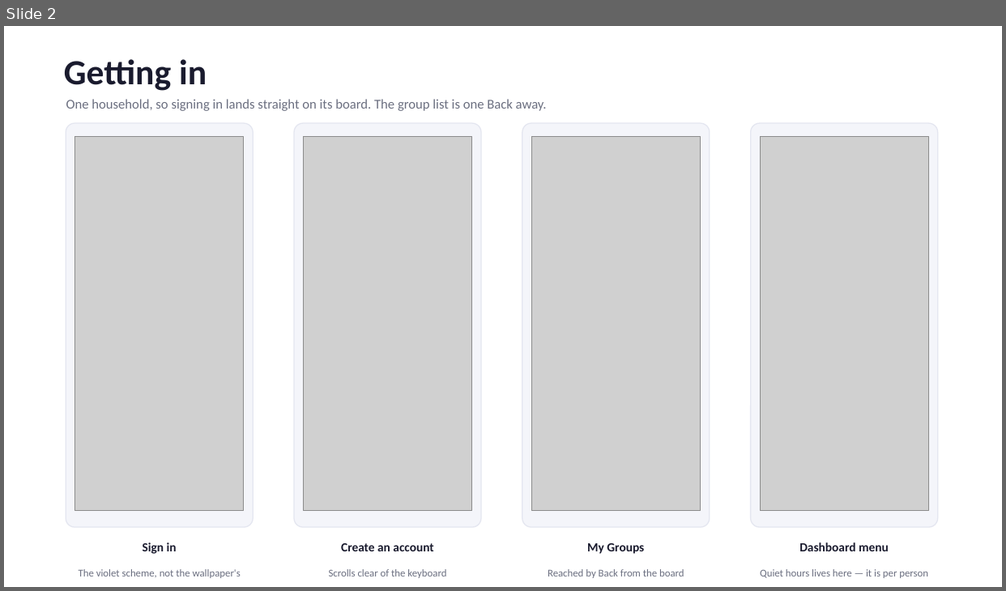
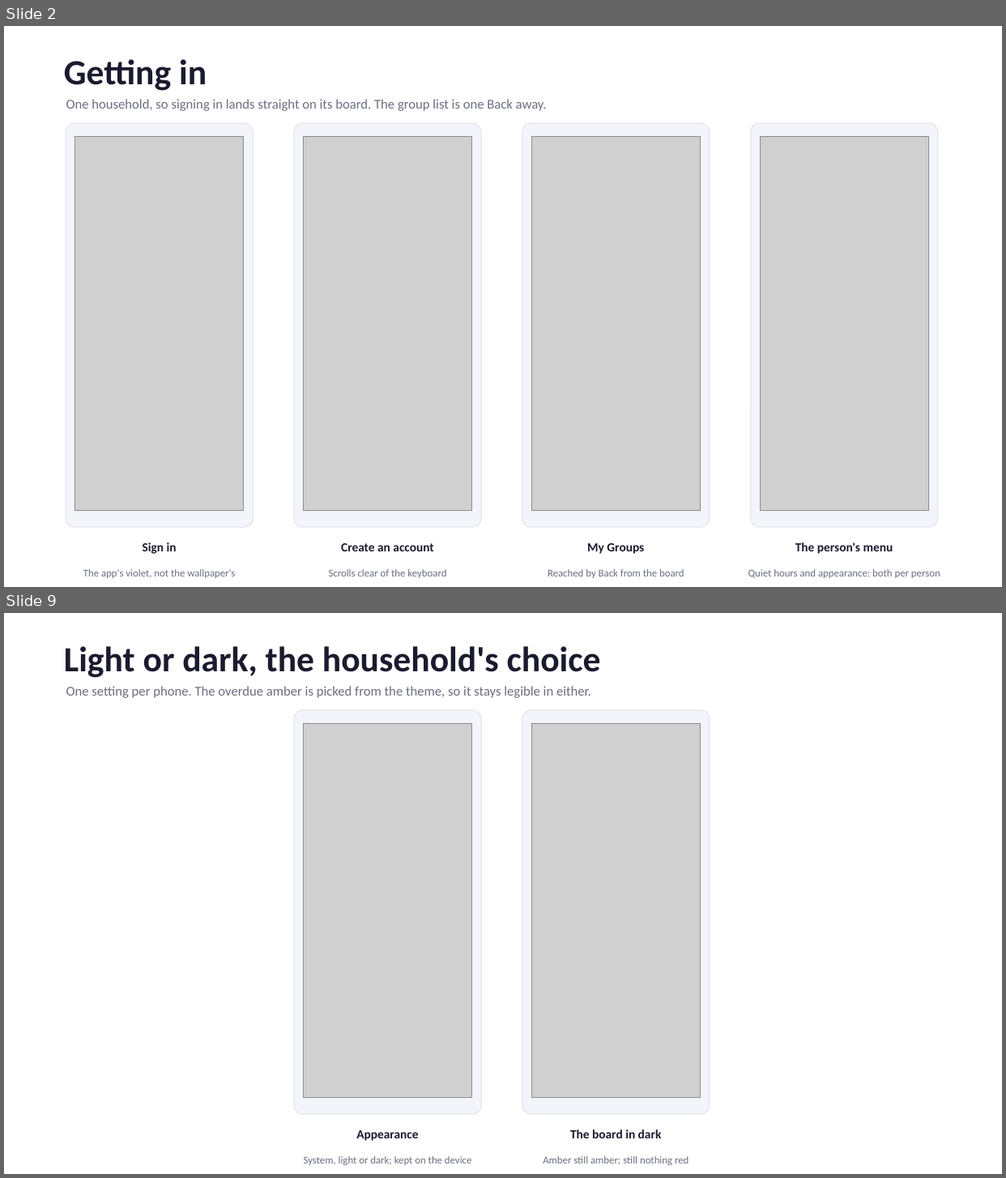
Before and after one commit to babakch76/taskflow, a slide deck: TaskFlow_Screens.pptx. Shown one above the other, each under a label of ours: slide 2 before the commit, slides 2 and 9 after it; the slides between them are not shown. The pictures are 1006x591 and 1006x1178 pixels, drawn with LibreOffice and Linux fonts; fonts in the diff are those of the drawing; grey boxes stand for pictures. Boxes give left, top, right and bottom in pixels: in the first picture for what was removed or moved away, otherwise in the second. Text is boxed around its words. In the diff, an @@ line names an element or a change of style, - is before the commit and + after.

```diff
--- a/TaskFlow_Screens.pptx
+++ b/TaskFlow_Screens.pptx
@@ slide 9 added at box(4, 613, 1002, 1174), background #FFFFFF @@
@@ text added at box(64, 646, 601, 678), 34 pt, text #1A1B2E, bold @@
+Light or dark, the household's choice
@@ text added at box(66, 686, 591, 698), 13 pt, text #6B6F80 @@
+One setting per phone. The overdue amber is picked from the theme, so it stays legible in either.
@@ rounded rectangle added at box(295, 710, 482, 1114), fill #F4F5FA, outline #E4E6F0 1 pt @@
@@ picture added at box(304, 724, 472, 1098) @@
@@ rounded rectangle added at box(522, 710, 710, 1114), fill #F4F5FA, outline #E4E6F0 1 pt @@
@@ picture added at box(532, 724, 701, 1098) @@
@@ text added at box(356, 1131, 418, 1141), 12 pt, text #1A1B2E, bold @@
+Appearance
@@ text added at box(570, 1130, 662, 1139), 12 pt, text #1A1B2E, bold @@
+The board in dark
@@ text added at box(304, 1157, 472, 1165), 10 pt, text #6B6F80 @@
+System, light or dark; kept on the device
@@ text added at box(543, 1157, 688, 1165), 10 pt, text #6B6F80 @@
+Amber still amber; still nothing red
@@ slide 2 changed as well @@
@@ text at box(795, 543, 893, 554): text changed @@
-Dashboard menu
+The person's menu
@@ text at box(83, 570, 235, 578): text changed @@
-The violet scheme, not the wallpaper's
+The app's violet, not the wallpaper's
@@ text at box(748, 570, 940, 578): text changed @@
-Quiet hours lives here — it is per person
+Quiet hours and appearance: both per person
```
Also in this commit, not shown: 4 other slides changed, 3 other slides added, 34 other files.
